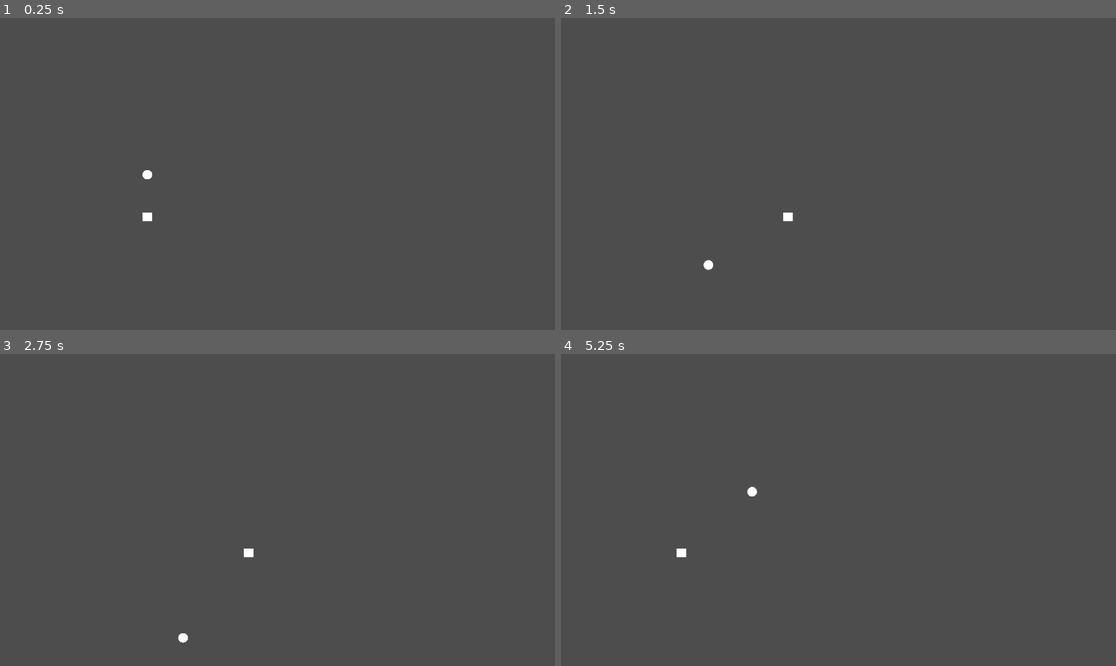
Above: before the commit, frames 1-4 (two rows, left to right).
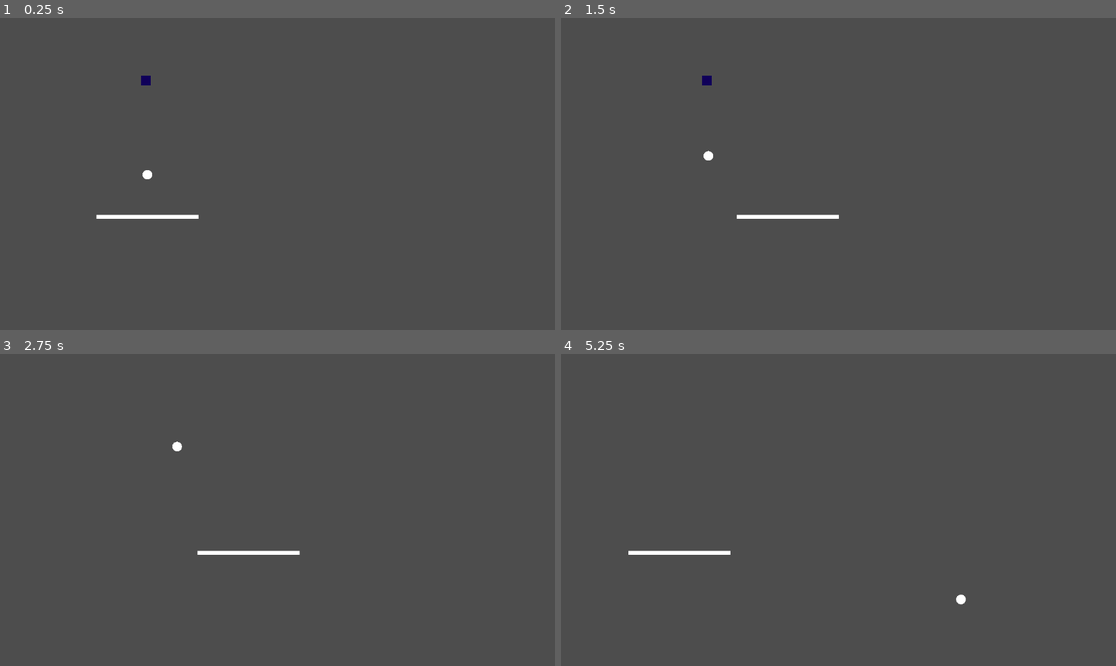
Above: after the commit, the same moments.

Repository: viktor491/project-son-
Game: Godot game, scene res://Level1.tscn
The game is run twice, just before and just after one commit, with the same random seed, the same clock (stepped at 60 frames per second) and the same inputs.
Inputs:
- Up to frame 1 (0.25 s): no input
- Up to frame 2 (1.5 s): hold Right (ui_right) 0.53-1.28 s; hold Left (ui_left) from 1.28 s (still down)
- Up to frame 3 (2.75 s): release Left (ui_left) at 2.03 s; hold Right (ui_right) from 2.03 s (still down)
- Up to frame 4 (5.25 s): release Right (ui_right) at 3.53 s; hold Left (ui_left) from 3.53 s (still down)

The runs differ from the first frame. In frame 1, 0.3% of the frame differs, in the area x 17-36%, y 18-66%; in frame 2, 0.4%, in the area x 25-51%, y 18-81%; in frame 3, 0.3%; in frame 4, 0.4%.

Commit message:
Add the Lose scene

Diff:
--- a/BallMovement.gd
+++ b/BallMovement.gd
@@ -3,6 +3,8 @@
 @export var horizontalSpeed = 0;
 @export var verticalSpeed = 0;
 @export var dir = 1;
+@export var loseScreen = Node;
+@export var player = Node;
 var initialHorizontalSpeed = 0;
 var initialVerticalSpeed = 0;
 var firstCollision = false;
@@ -28,6 +30,13 @@
 		var colliderName = collision.get_collider().name
 		print(colliderName)
 
+		if (colliderName.contains("Obstacle")):
+			collision.get_collider().queue_free()
+			dir = -1
+			horizontalSpeed = randi_range(-initialHorizontalSpeed,initialHorizontalSpeed)
+			verticalSpeed = randi_range(initialVerticalSpeed / 1.3, verticalSpeed * 2)
+
+
 		if (colliderName == "Player"):
 			dir = 1
 			horizontalSpeed = abs(horizontalSpeed) * playerDir
@@ -36,12 +45,12 @@
 			dir = -1
 			horizontalSpeed = randi_range(-initialHorizontalSpeed,initialHorizontalSpeed)
 			verticalSpeed = randi_range(initialVerticalSpeed / 1.3, verticalSpeed * 2)
-			print("TOPWALL")
 
-		if (colliderName == "BottomWall"):
-			dir = 1
-			horizontalSpeed = randi_range(-initialHorizontalSpeed,initialHorizontalSpeed)
-			verticalSpeed = randi_range(initialVerticalSpeed / 1.3, initialVerticalSpeed * 2)
+
+		if (colliderName == "LoseHitbox"):
+			loseScreen.show()
+			self.queue_free()
+			player.changePlayerState()
 
 		if (colliderName == "LeftWall"):
 			dir = -1
--- a/Level1.tscn
+++ b/Level1.tscn
@@ -15,12 +15,19 @@
 [sub_resource type="QuadMesh" id="QuadMesh_mc20k"]
 
 [sub_resource type="RectangleShape2D" id="RectangleShape2D_dwyiq"]
-size = Vector2(20.32047, 31)
+size = Vector2(20.241507, 30.277328)
+
+[sub_resource type="QuadMesh" id="QuadMesh_cove1"]
+
+[sub_resource type="RectangleShape2D" id="RectangleShape2D_dn5ey"]
+
+[sub_resource type="QuadMesh" id="QuadMesh_dwyiq"]
 
 [node name="Node2D" type="Node2D" unique_id=1122306409]
 
 [node name="Player" type="CharacterBody2D" parent="." unique_id=1923507314]
 position = Vector2(306, 413)
+scale = Vector2(10.643376, -0.43608117)
 script = ExtResource("1_kyxg0")
 
 [node name="CollisionShape2D" type="CollisionShape2D" parent="Player" unique_id=177477461]
@@ -33,12 +40,14 @@
 scale = Vector2(19.999998, 18)
 mesh = SubResource("BoxMesh_cove1")
 
-[node name="Ball" type="RigidBody2D" parent="." unique_id=1905384918]
+[node name="Ball" type="RigidBody2D" parent="." unique_id=1905384918 node_paths=PackedStringArray("loseScreen", "player")]
 position = Vector2(306, 288)
 script = ExtResource("2_mc20k")
 horizontalSpeed = 300
 verticalSpeed = 150
 dir = -1
+loseScreen = NodePath("../Lose-Screen")
+player = NodePath("../Player")
 
 [node name="CollisionShape2D" type="CollisionShape2D" parent="Ball" unique_id=409718951]
 shape = SubResource("CircleShape2D_cove1")
@@ -63,17 +72,17 @@
 scale = Vector2(58.039993, 1)
 shape = SubResource("RectangleShape2D_dwyiq")
 
-[node name="BottomWall" type="RigidBody2D" parent="." unique_id=813398045]
+[node name="LoseHitbox" type="RigidBody2D" parent="." unique_id=813398045]
 position = Vector2(573, 683.99994)
 scale = Vector2(1, 0.9363002)
 gravity_scale = 0.0
 
-[node name="MeshInstance2D" type="MeshInstance2D" parent="BottomWall" unique_id=798131081]
+[node name="MeshInstance2D" type="MeshInstance2D" parent="LoseHitbox" unique_id=798131081]
 position = Vector2(10.999999, -17.999998)
 scale = Vector2(1177.12, 30.160017)
 mesh = SubResource("QuadMesh_mc20k")
 
-[node name="CollisionShape2D" type="CollisionShape2D" parent="BottomWall" unique_id=49206830]
+[node name="CollisionShape2D" type="CollisionShape2D" parent="LoseHitbox" unique_id=49206830]
 position = Vector2(7, -18.156574)
 scale = Vector2(58.039993, 1)
 shape = SubResource("RectangleShape2D_dwyiq")
@@ -106,6 +115,37 @@
 mesh = SubResource("QuadMesh_mc20k")
 
 [node name="CollisionShape2D" type="CollisionShape2D" parent="LeftWall" unique_id=1228069318]
-position = Vector2(7, -18.156574)
-scale = Vector2(58.039993, 1)
+position = Vector2(9.291504, -17.79523)
+scale = Vector2(58.03999, 0.9999999)
 shape = SubResource("RectangleShape2D_dwyiq")
+
+[node name="Obstacle" type="RigidBody2D" parent="." unique_id=484015033]
+position = Vector2(303, 130.00002)
+scale = Vector2(-3.615943, -2.4234238)
+gravity_scale = 0.0
+
+[node name="MeshInstance2D" type="MeshInstance2D" parent="Obstacle" unique_id=1884323183]
+modulate = Color(0.062261887, 1.8049031e-06, 0.34871906, 1)
+scale = Vector2(20.179466, -19.565634)
+mesh = SubResource("QuadMesh_cove1")
+
+[node name="CollisionShape2D" type="CollisionShape2D" parent="Obstacle" unique_id=666902008]
+shape = SubResource("RectangleShape2D_dn5ey")
+
+[node name="Lose-Screen" type="Node2D" parent="." unique_id=1809363758]
+visible = false
+
+[node name="Background" type="MeshInstance2D" parent="Lose-Screen" unique_id=1523903578]
+modulate = Color(0, 1, 1, 0.3529412)
+position = Vector2(587, 319.99997)
+scale = Vector2(1251.7241, 660.19434)
+mesh = SubResource("QuadMesh_dwyiq")
+
+[node name="Lose text" type="Label" parent="Lose-Screen" unique_id=840317455]
+offset_left = 163.0
+offset_top = 240.0
+offset_right = 1041.0
+offset_bottom = 336.0
+theme_override_colors/font_color = Color(1, 0, 0, 1)
+theme_override_font_sizes/font_size = 70
+text = "Bro you got to try harder!!"
--- a/player.gd
+++ b/player.gd
@@ -3,8 +3,15 @@
 
 const SPEED = 300.0
 const JUMP_VELOCITY = -400.0
+var isPlayeAlive = true;
 
+func changePlayerState():
+	isPlayeAlive = false
 
 func _physics_process(delta):
+
+	if (isPlayeAlive == false):
+		return
+
 	var dir = Input.get_axis("ui_left","ui_right")
 	move_and_collide(Vector2(dir*SPEED*delta,0))
